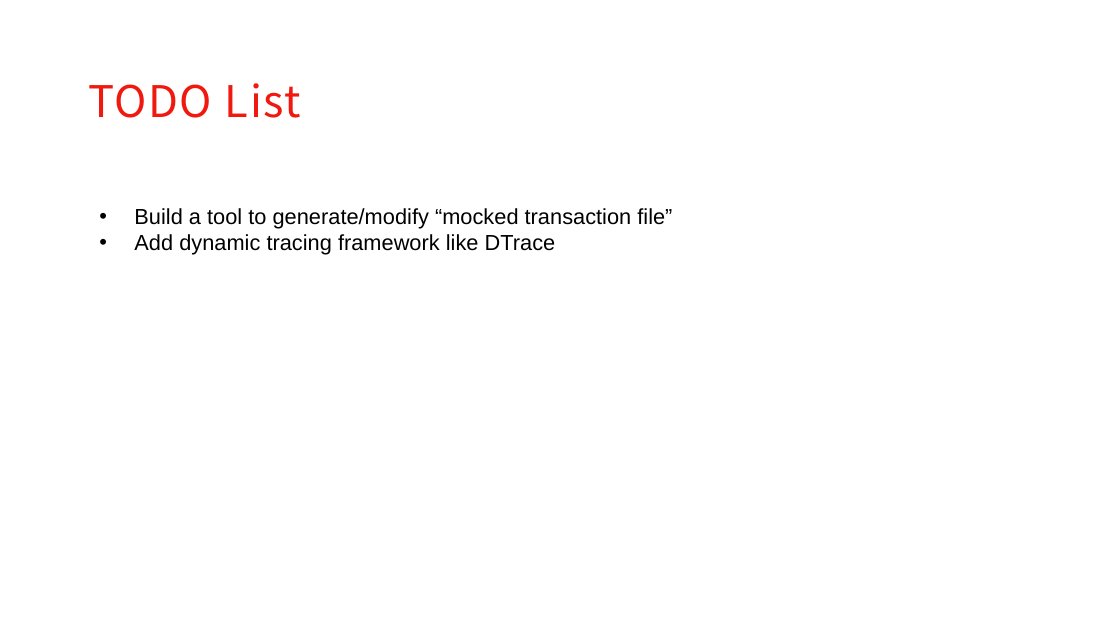
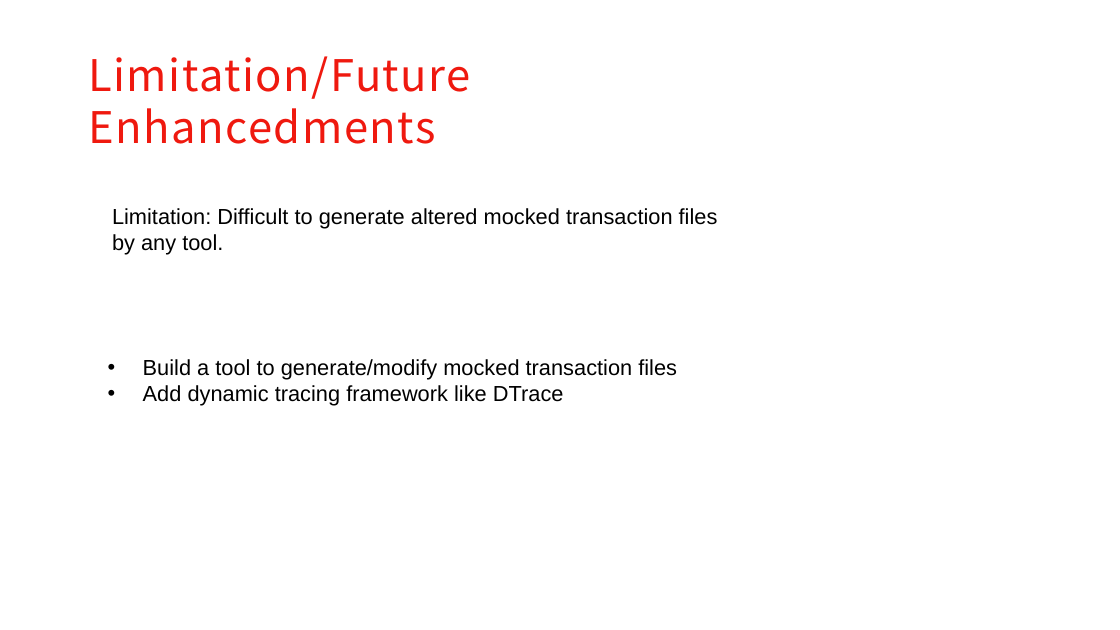
Before and after one commit to XuJiandong/ckb-debugger-playground, a slide deck: slide 16 of slides/presentation.pptx. Drawn at 1120x630 pixels with LibreOffice and Linux fonts; fonts in the diff are those of the drawing; background and template pictures are left out. Boxes give left, top, right and bottom in pixels: in the first picture for what was removed or moved away, otherwise in the second. Text is boxed around its words. In the diff, an @@ line names an element or a change of style, - is before the commit and + after.

```diff
--- a/slides/presentation.pptx
+++ b/slides/presentation.pptx
@@ text at box(88, 56, 470, 144): text changed @@
-TODO List
+Limitation/Future Enhancedments
@@ text added at box(112, 208, 718, 255), 14 pt, text #000000 @@
+Limitation: Difficult to generate altered mocked transaction files by any tool.
@@ text "Build a tool to generate/modify ...": place and size @@
-text "Build a tool to generate/modify ..." at box(134, 208, 672, 255)
+text "Build a tool to generate/modify ..." at box(143, 359, 677, 406)
@@ text at box(143, 359, 677, 380): text changed @@
-• Build a tool to generate/modify “mocked transaction file”
+• Build a tool to generate/modify mocked transaction files
```
Also in this commit, not shown: 5 other slides changed, 1 slide removed, 1 other file.
